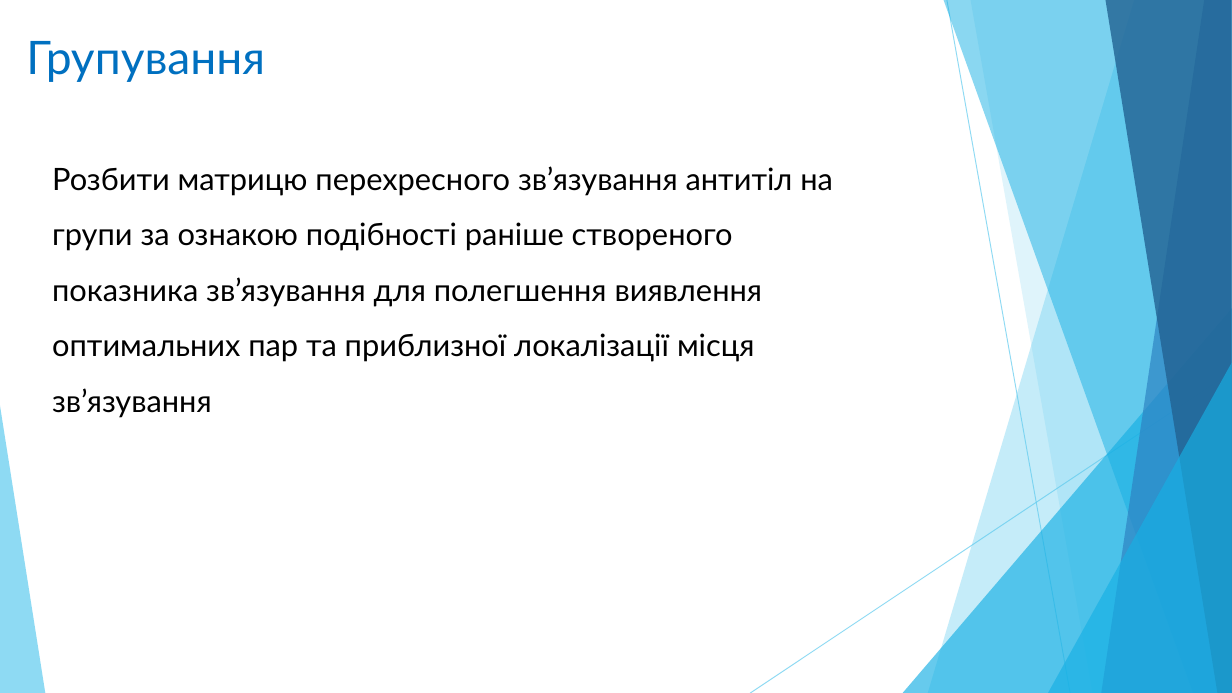
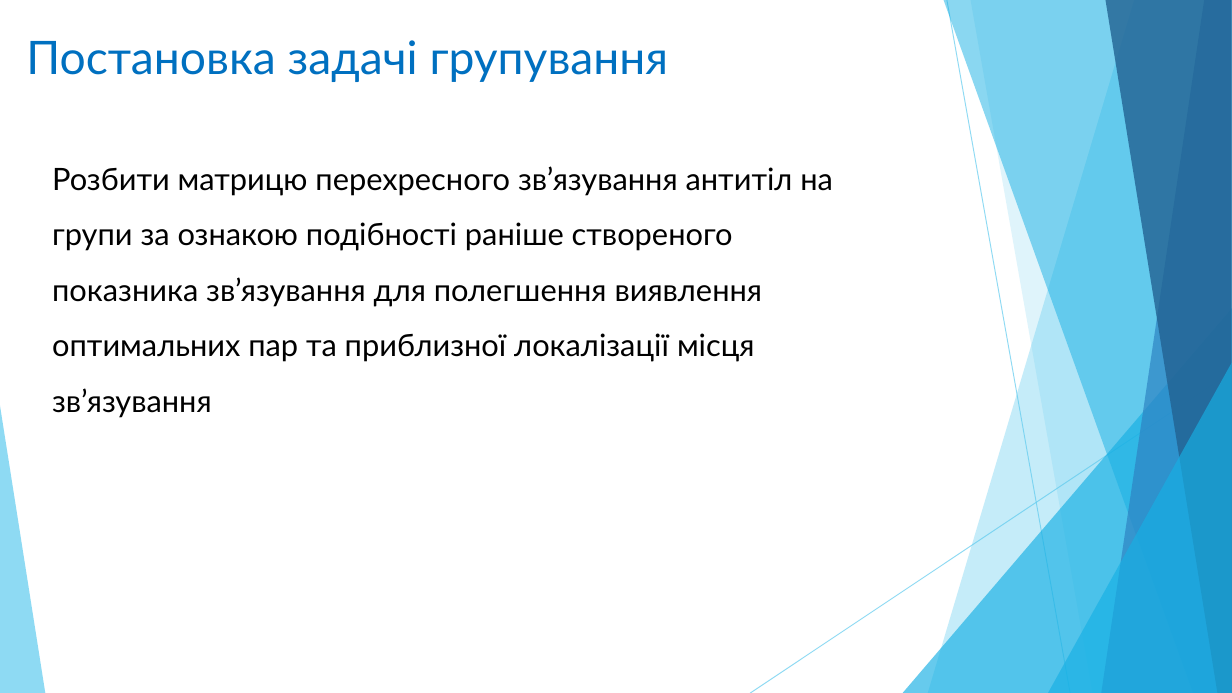
Before and after one commit to zelo2000/Xema, a slide deck: slide 7 of Documents/Presentation_1.pptx. Drawn at 1232x693 pixels with LibreOffice and Linux fonts; fonts in the diff are those of the drawing. Boxes give left, top, right and bottom in pixels: in the first picture for what was removed or moved away, otherwise in the second. Text is boxed around its words. In the diff, an @@ line names an element or a change of style, - is before the commit and + after.

```diff
--- a/Documents/Presentation_1.pptx
+++ b/Documents/Presentation_1.pptx
@@ text at (x1=26, y1=40, x2=669, y2=82): text changed @@
-Групування
+Постановка задачі групування
```
Also in this commit, not shown: 1 other slide changed, 2 slides added.
